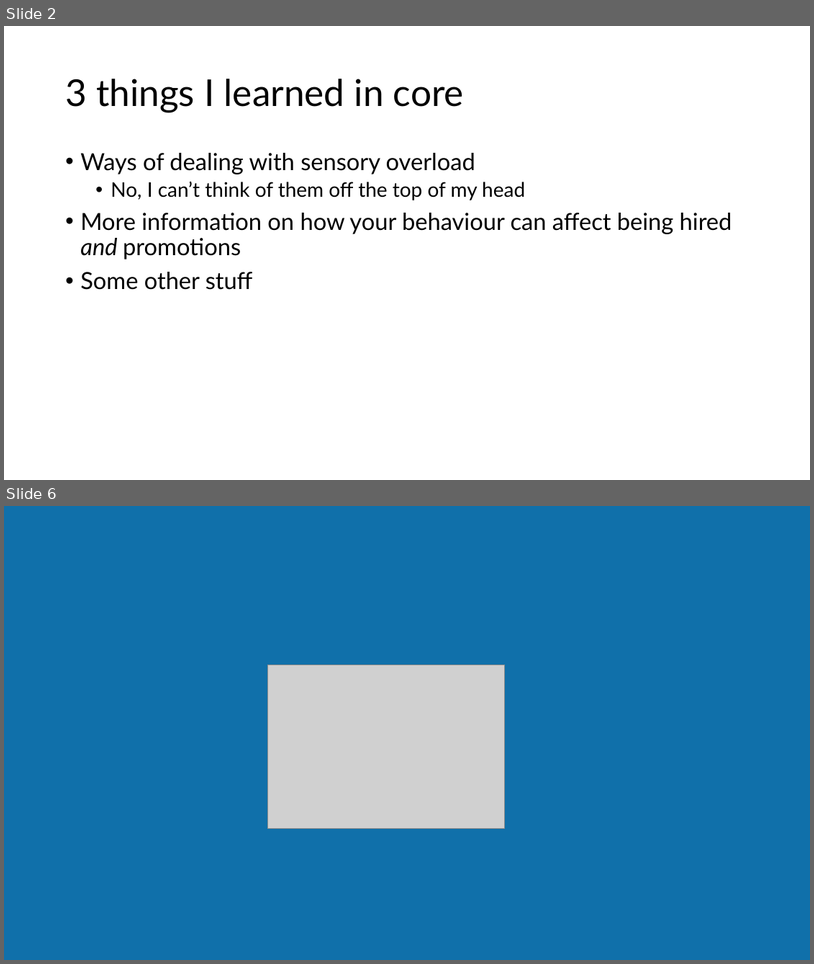
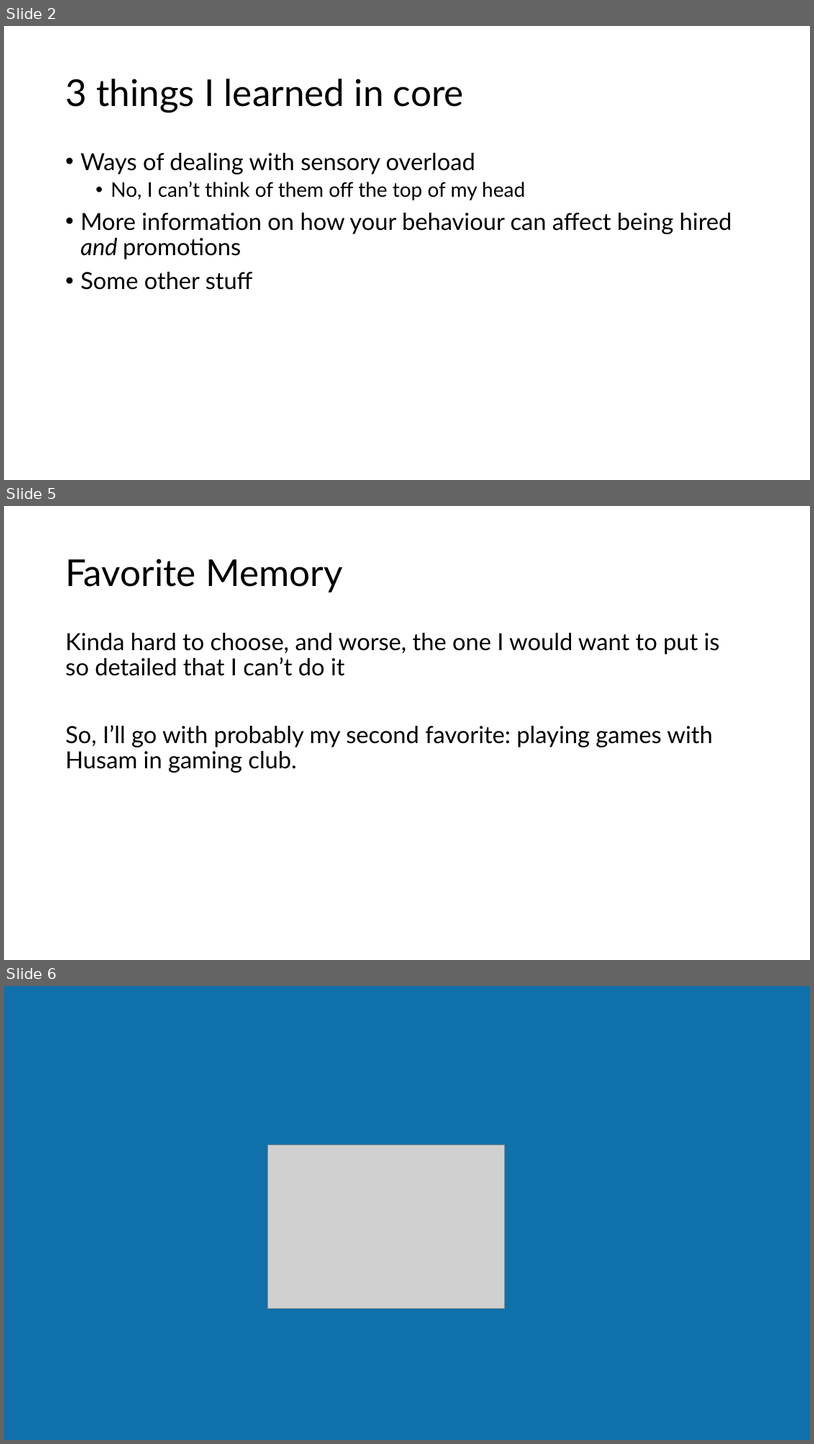
Before and after one commit to NPITX-programs/Presentations, a slide deck: Current Presentation/Charlie Fall Term 2024 presentation.pptx. Shown one above the other, each under a label of ours: slides 2 and 6 before the commit, slides 2, 5 and 6 after it; the slides between them are not shown. The pictures are 814x964 and 814x1444 pixels, drawn with LibreOffice and Linux fonts; fonts in the diff are those of the drawing; grey boxes stand for pictures. Boxes give left, top, right and bottom in pixels: in the first picture for what was removed or moved away, otherwise in the second. Text is boxed around its words. In the diff, an @@ line names an element or a change of style, - is before the commit and + after.

```diff
--- a/Current Presentation/Charlie Fall Term 2024 presentation.pptx
+++ b/Current Presentation/Charlie Fall Term 2024 presentation.pptx
@@ slide 5 added at <box>4,506,810,960</box>, background #FFFFFF @@
@@ title added at <box>65,559,342,592</box>, 44 pt, text #000000 @@
+Favorite Memory
@@ text added at <box>65,633,720,772</box>, 28 pt, text #000000 @@
+Kinda hard to choose, and worse, the one I would want to put is so detailed that I can’t do it
+So, I’ll go with probably my second favorite: playing games with Husam in gaming club.
```
Also in this commit, not shown: 1 slide changed, 1 other slide added, 2 slides removed.
